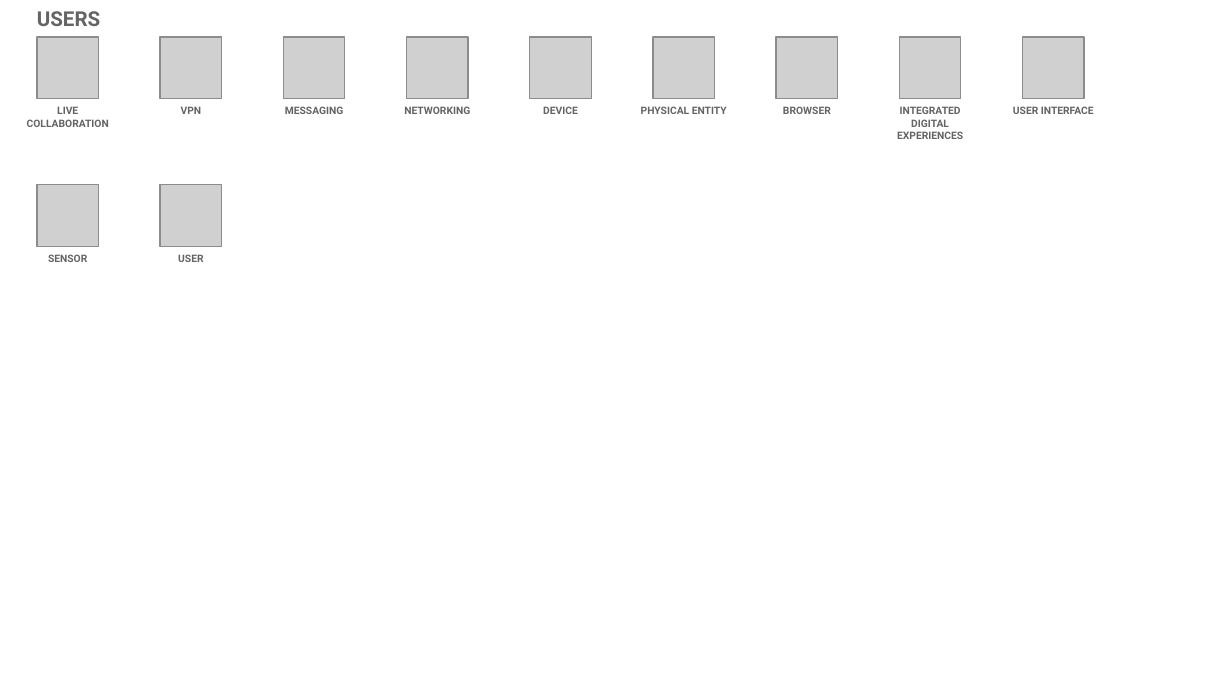
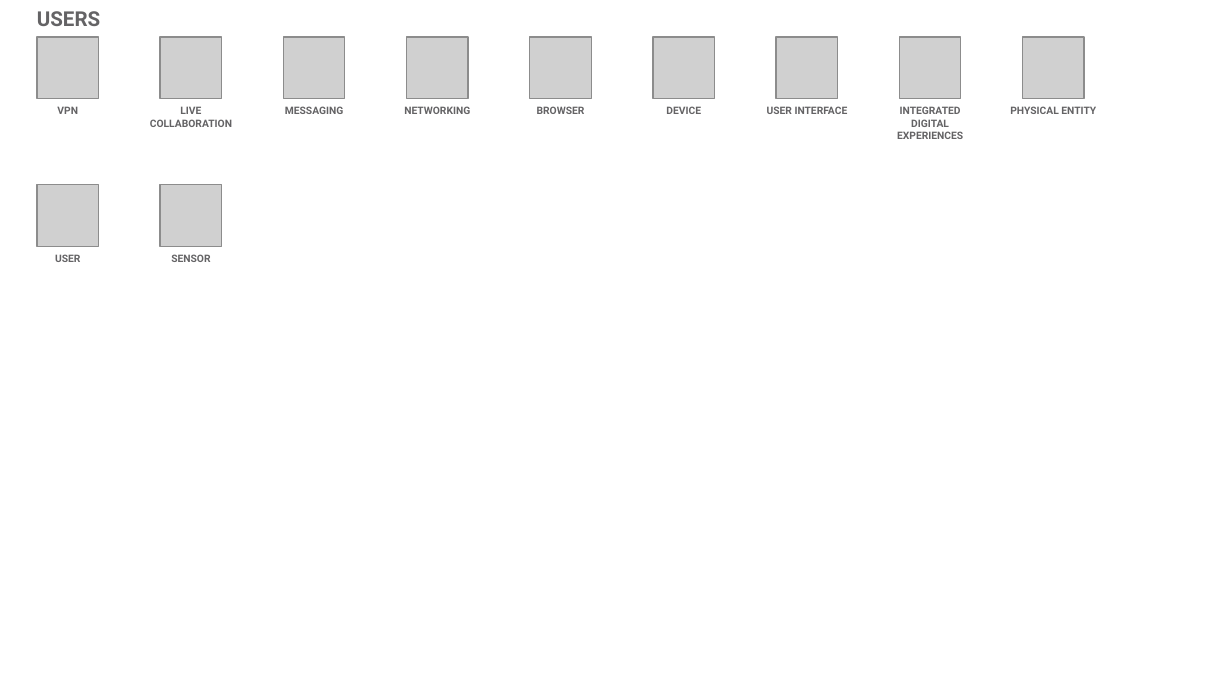
Before and after one commit to l2fprod/myarchitecture, a slide deck: slide 22 of mycatalog-architecture-diagram-template.pptx. Drawn at 1232x693 pixels with LibreOffice and Linux fonts; fonts in the diff are those of the drawing; grey boxes stand for pictures. Boxes give left, top, right and bottom in pixels: in the first picture for what was removed or moved away, otherwise in the second. Text is boxed around its words. In the diff, an @@ line names an element or a change of style, - is before the commit and + after.

```diff
--- a/mycatalog-architecture-diagram-template.pptx
+++ b/mycatalog-architecture-diagram-template.pptx
@@ text "VPN" moved from (x1=181, y1=106, x2=202, y2=114) to (x1=57, y1=106, x2=78, y2=114) @@
@@ text added at (x1=537, y1=106, x2=585, y2=114), 6 pt, text #646365, bold @@
+BROWSER
@@ text removed at (x1=641, y1=106, x2=727, y2=114) @@
-PHYSICAL ENTITY
@@ text at (x1=767, y1=106, x2=848, y2=114): text changed @@
-BROWSER
+USER INTERFACE
@@ text at (x1=1010, y1=106, x2=1096, y2=114): text changed @@
-USER INTERFACE
+PHYSICAL ENTITY
@@ text "USER" moved from (x1=178, y1=255, x2=203, y2=262) to (x1=55, y1=255, x2=80, y2=262) @@
@@ 3 texts moved together from (x1=27, y1=106, x2=578, y2=262) to (x1=150, y1=106, x2=701, y2=262) @@
```
Also in this commit, not shown: 13 other slides changed.
